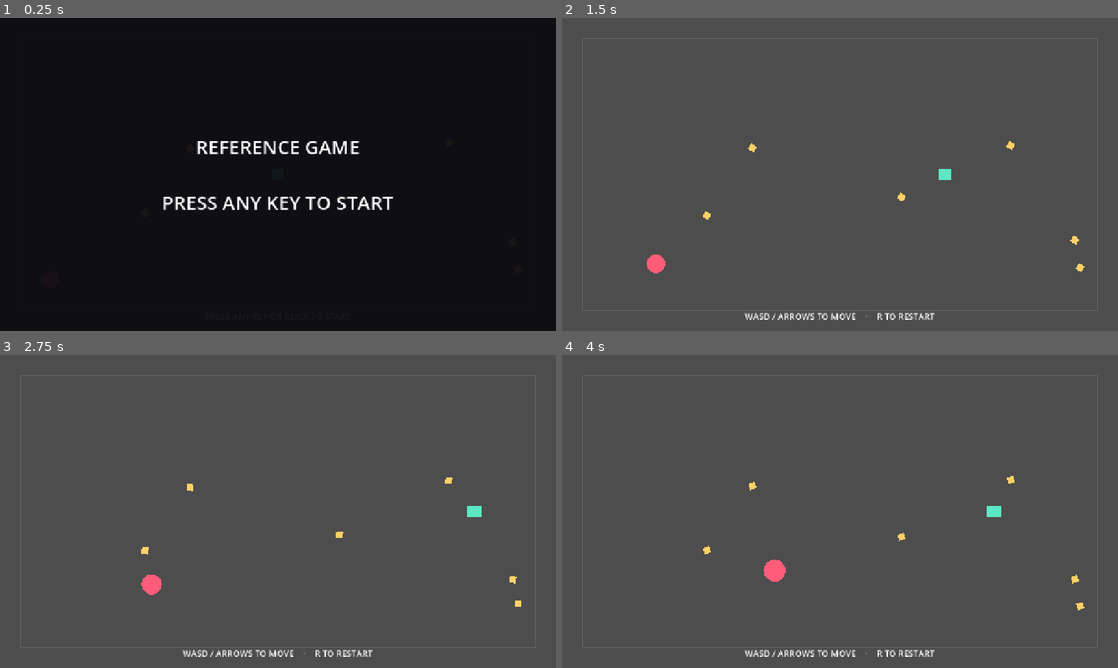
Above: before the commit, frames 1-4 (two rows, left to right).
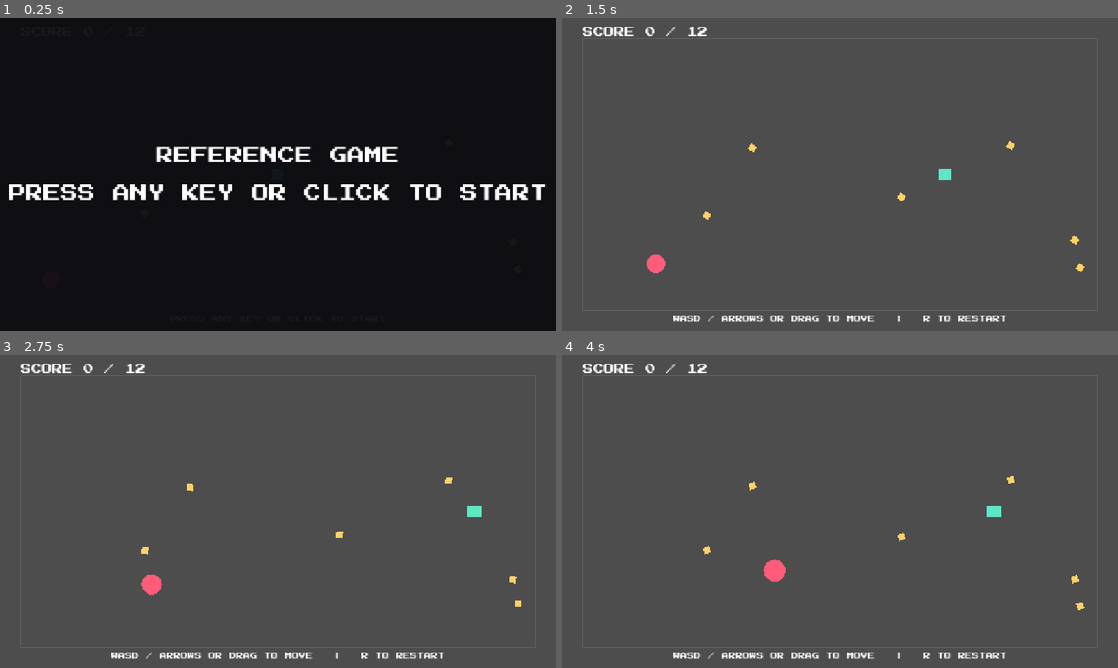
Above: after the commit, the same moments.

Repository: officialsynor/godot-web-jam-kit
Game: Godot game, scene res://scenes/game.tscn
Two runs of this game, one before a commit and one after it. Both use one fixed random seed, a clock stepped at 60 frames per second and the inputs below.
Inputs (mouse positions are in pixels of both pictures, inside the frame that each line leads up to):
- Up to frame 1 (0.25 s): no input
- Up to frame 2 (1.5 s): tap Enter at 0.5 s; move the mouse to (962, 158) at 0.52 s; hold D (move_right) 0.53-1.25 s; tap Space (action) at 0.6 s; click (962, 158) at 0.67 s; drag from (728, 190) to (645, 268) at 1.27 s
- Up to frame 3 (2.75 s): move the mouse to (333, 442) at 2.02 s; hold D (move_right) from 2.03 s (still down); tap J at 2.1 s; click (333, 442) at 2.17 s; tap Space (action) at 2.3 s
- Up to frame 4 (4 s): release D (move_right) at 2.75 s; drag from (812, 574) to (901, 536) at 2.77 s; move the mouse to (1006, 558) at 3.52 s; hold A (move_left) from 3.53 s (still down); tap Space (action) at 3.6 s; click (1006, 558) at 3.67 s

The runs differ from the first frame. In frame 1, 4.6% of the frame differs, in the area x 1-99%, y 39-62%; in frame 2, 1.2%; in frame 3, 1.2%; in frame 4, 1.2%.

Commit message:
Fix start gesture and blank HUD, wire vendored font and sounds, add touch steering
The full-screen title card swallowed the first click and the score label was
connected after its own initial emit, so a fresh run looked broken in two
places. This also puts the already-vendored pixel font and CC0 Kenney sounds
to use, adds touch/drag steering so the web build is playable on a phone, and
adds README.md/LICENSE for the open-source submission.

Diff:
--- a/scripts/game.gd
+++ b/scripts/game.gd
@@ -5,31 +5,49 @@
 ## so that on theme-reveal day you only have to change *what it looks like*,
 ## not *whether it runs*.
 ##
-## Deliberately asset-free: every visual is a Polygon2D and every sound is
-## synthesised in code, so this whole scene exports as a tiny .pck. That is also
-## the safest option if the jam's rules turn out to restrict generated assets.
+## Visuals are Polygon2D and audio is the vendored CC0 Kenney pack plus one
+## synthesised arpeggio, so there is no licensing risk and no dangling asset.
 
 const ARENA_MARGIN := 48.0
 const TARGET_SCORE := 12
 const STARTING_COLLECTIBLES := 6
 
+# --- theme slot ------------------------------------------------------------
+# On theme-reveal day change these four lines and nothing else.
+const GAME_TITLE := "REFERENCE GAME"
+const FONT_PATH := "res://fonts/PressStart2P-Regular.ttf"
+const SFX_DIR := "res://audio/kenney_interface_sounds/"
+# ---------------------------------------------------------------------------
+
+# Juice tuning. Cheapest perceived-quality-per-minute wins, in this order.
+const SHAKE_ON_HIT := 14.0
+const SHAKE_DECAY := 52.0
+const HIT_PAUSE_SECONDS := 0.07
+
 var _arena := Rect2()
 var _started := false
 var _over := false
 
 var _player: Player
 var _hazard: Hazard
+var _font: Font
 var _score_label: Label
 var _hint_label: Label
 var _start_overlay: Control
 
+var _sfx_start: AudioStream
 var _sfx_pickup: AudioStream
 var _sfx_hit: AudioStream
+var _sfx_win: AudioStream
 var _music: AudioStream
+
+var _shake := 0.0
 
 
 func _ready() -> void:
 	randomize()
+	_font = load(FONT_PATH) as Font
+
 	_arena = Rect2(
 		Vector2(ARENA_MARGIN, ARENA_MARGIN),
 		get_viewport_rect().size - Vector2(ARENA_MARGIN, ARENA_MARGIN) * 2.0)
@@ -38,8 +56,10 @@
 	_build_ui()
 	_draw_arena()
 
+	# Connect BEFORE reset_run(), otherwise the initial "SCORE 0 / 12" emit
+	# happens with nobody listening and the HUD stays blank until first pickup.
+	GameState.score_changed.connect(_on_score_changed)
 	GameState.reset_run()
-	GameState.score_changed.connect(_on_score_changed)
 
 	_spawn_player()
 	_spawn_hazard()
@@ -52,11 +72,21 @@
 	_hazard.set_process(false)
 
 
+func _exit_tree() -> void:
+	# A scene change or reload landing inside hit-pause would otherwise leave
+	# the whole engine frozen at time_scale 0.
+	Engine.time_scale = 1.0
+
+
 # --- setup -----------------------------------------------------------------
 
 func _build_audio() -> void:
-	_sfx_pickup = AudioDirector.make_tone(880.0, 0.09)
-	_sfx_hit = AudioDirector.make_tone(150.0, 0.5)
+	# Hand-made CC0 sounds (Kenney interface pack) rather than synthesised
+	# tones — audio is 20% of the peer-voting score.
+	_sfx_start = load(SFX_DIR + "confirmation_002.wav") as AudioStream
+	_sfx_pickup = load(SFX_DIR + "pluck_001.wav") as AudioStream
+	_sfx_hit = load(SFX_DIR + "error_005.wav") as AudioStream
+	_sfx_win = load(SFX_DIR + "confirmation_001.wav") as AudioStream
 	_music = _build_music()
 
 
@@ -71,7 +101,8 @@
 	_score_label.offset_top = 20.0
 	_score_label.horizontal_alignment = HORIZONTAL_ALIGNMENT_LEFT
 	_score_label.vertical_alignment = VERTICAL_ALIGNMENT_TOP
-	_score_label.add_theme_font_size_override("font_size", 36)
+	_score_label.add_theme_font_override("font", _font)
+	_score_label.add_theme_font_size_override("font_size", 24)
 	layer.add_child(_score_label)
 
 	_hint_label = Label.new()
@@ -79,23 +110,28 @@
 	_hint_label.offset_bottom = -20.0
 	_hint_label.horizontal_alignment = HORIZONTAL_ALIGNMENT_CENTER
 	_hint_label.vertical_alignment = VERTICAL_ALIGNMENT_BOTTOM
-	_hint_label.add_theme_font_size_override("font_size", 20)
+	_hint_label.add_theme_font_override("font", _font)
+	_hint_label.add_theme_font_size_override("font_size", 16)
 	_hint_label.text = "PRESS ANY KEY OR CLICK TO START"
 	layer.add_child(_hint_label)
 
-	# Title card. Soaks the first click, so it doubles as the audio gesture.
+	# Title card. It deliberately does NOT capture mouse input: the start
+	# gesture is read in _input(), which runs before GUI handling, so a click
+	# or tap anywhere starts the game and unlocks audio. A MOUSE_FILTER_STOP
+	# overlay here swallows the click and the card silently stops working.
 	_start_overlay = ColorRect.new()
 	_start_overlay.color = Color(0.04, 0.04, 0.06, 0.94)
 	_start_overlay.set_anchors_and_offsets_preset(Control.PRESET_FULL_RECT)
-	_start_overlay.mouse_filter = Control.MOUSE_FILTER_STOP
+	_start_overlay.mouse_filter = Control.MOUSE_FILTER_IGNORE
 	layer.add_child(_start_overlay)
 
 	var title := Label.new()
-	title.text = "REFERENCE GAME\n\nPRESS ANY KEY TO START"
+	title.text = "%s\n\nPRESS ANY KEY OR CLICK TO START" % GAME_TITLE
 	title.set_anchors_and_offsets_preset(Control.PRESET_FULL_RECT)
 	title.horizontal_alignment = HORIZONTAL_ALIGNMENT_CENTER
 	title.vertical_alignment = VERTICAL_ALIGNMENT_CENTER
-	title.add_theme_font_size_override("font_size", 44)
+	title.add_theme_font_override("font", _font)
+	title.add_theme_font_size_override("font_size", 40)
 	_start_overlay.add_child(title)
 
 
@@ -146,7 +182,10 @@
 
 # --- input -----------------------------------------------------------------
 
-func _unhandled_input(event: InputEvent) -> void:
+# _input() rather than _unhandled_input(): it runs before GUI handling, so the
+# full-screen title card cannot eat the click that is supposed to start the
+# game. A swallowed first click is the single easiest way to look broken.
+func _input(event: InputEvent) -> void:
 	# Browsers refuse to start an AudioContext before a real gesture. Every
 	# input is a candidate; unlock() is idempotent.
 	if not AudioDirector.is_unlocked() and _is_gesture(event):
@@ -157,8 +196,21 @@
 		get_viewport().set_input_as_handled()
 		return
 
-	if _over and event.is_action_pressed("restart"):
-		_restart()
+	if _over:
+		if event.is_action_pressed("restart"):
+			_restart()
+		return
+
+	# Real touch only. Mouse drag is deliberately not movement, so a desktop
+	# click-to-start never leaves the player drifting toward the cursor.
+	if event is InputEventScreenTouch:
+		var touch := event as InputEventScreenTouch
+		if touch.pressed:
+			_player.set_move_target(touch.position)
+		else:
+			_player.clear_move_target()
+	elif event is InputEventScreenDrag:
+		_player.set_move_target((event as InputEventScreenDrag).position)
 
 
 func _is_gesture(event: InputEvent) -> bool:
@@ -176,13 +228,17 @@
 		return
 	_started = true
 	_start_overlay.hide()
-	_hint_label.text = "WASD / ARROWS TO MOVE    ·    R TO RESTART"
+	_hint_label.text = "WASD / ARROWS OR DRAG TO MOVE   |   R TO RESTART"
 	_player.set_physics_process(true)
 	_hazard.set_process(true)
+	AudioDirector.play_sfx(_sfx_start, -2.0)
 	AudioDirector.play_music(_music)
 
 
 func _restart() -> void:
+	# Hit-pause must never survive the reload, or the fresh scene inherits a
+	# frozen clock and nothing moves.
+	Engine.time_scale = 1.0
 	get_tree().reload_current_scene()
 
 
@@ -197,10 +253,11 @@
 		return
 	GameState.add_score(1)
 	_burst(at)
-	AudioDirector.play_sfx(_sfx_pickup, -4.0)
 	if GameState.score >= TARGET_SCORE:
-		_finish("YOU WIN — %d POINTS. PRESS R TO PLAY AGAIN." % GameState.score)
+		AudioDirector.play_sfx(_sfx_win, 0.0)
+		_finish("YOU WIN - %d POINTS. PRESS R TO PLAY AGAIN." % GameState.score)
 	else:
+		AudioDirector.play_sfx(_sfx_pickup, -4.0)
 		_spawn_collectible()
 
 
@@ -209,17 +266,39 @@
 		return
 	_burst(_player.global_position)
 	AudioDirector.play_sfx(_sfx_hit, 0.0)
-	_finish("CAUGHT — PRESS R TO TRY AGAIN")
+	_finish("CAUGHT - PRESS R TO TRY AGAIN")
+	_shake = SHAKE_ON_HIT
+	_hit_pause()
 
 
 func _finish(message: String) -> void:
 	_over = true
 	_player.set_physics_process(false)
+	_player.clear_move_target()
 	_hazard.set_process(false)
 	_hint_label.text = message
 
 
 # --- juice -----------------------------------------------------------------
+
+func _process(delta: float) -> void:
+	# The shake moves this Node2D only, so the world rattles while the HUD —
+	# which lives on its own CanvasLayer — stays perfectly still.
+	if _shake <= 0.0:
+		if position != Vector2.ZERO:
+			position = Vector2.ZERO
+		return
+	_shake = maxf(_shake - SHAKE_DECAY * delta, 0.0)
+	position = Vector2(randf_range(-1.0, 1.0), randf_range(-1.0, 1.0)) * _shake
+
+
+## Freezes the clock for a few frames on impact. `ignore_time_scale` is what
+## lets the timer still fire while time_scale is 0.
+func _hit_pause() -> void:
+	Engine.time_scale = 0.0
+	var timer := get_tree().create_timer(HIT_PAUSE_SECONDS, true, false, true)
+	timer.timeout.connect(func() -> void: Engine.time_scale = 1.0)
+
 
 ## A one-shot particle burst. Cheapest visible reward you can add: the player
 ## sees a number change, but the burst is what makes it feel like it counted.
--- a/scripts/player.gd
+++ b/scripts/player.gd
@@ -12,8 +12,15 @@
 const ACCELERATION := 2400.0
 const FRICTION := 2000.0
 const HALF_SIZE := 14.0
+## Close enough to the drag point that chasing it further would look like jitter.
+const TOUCH_DEADZONE := 6.0
 
 var _visual: Polygon2D
+
+# Touch/drag steering. Set by the game from InputEventScreenTouch/Drag so the
+# game is playable on a phone, where there is no keyboard to reach for.
+var _move_target := Vector2.ZERO
+var _has_move_target := false
 
 
 func _ready() -> void:
@@ -37,11 +44,29 @@
 
 func _physics_process(delta: float) -> void:
 	var direction := Input.get_vector("move_left", "move_right", "move_up", "move_down")
+
+	# Keyboard wins if a key is held; otherwise steer toward the last touch
+	# point. Same speed and same lag, so both control paths feel identical.
+	if direction == Vector2.ZERO and _has_move_target:
+		var to_target := _move_target - global_position
+		if to_target.length() > TOUCH_DEADZONE:
+			direction = to_target.normalized()
+
 	var wanted := direction * SPEED
 	var rate := ACCELERATION if direction != Vector2.ZERO else FRICTION
 	velocity = velocity.move_toward(wanted, rate * delta)
 	move_and_slide()
 	_squash(direction, delta)
+
+
+## Called on touch press and on every drag update.
+func set_move_target(target: Vector2) -> void:
+	_move_target = target
+	_has_move_target = true
+
+
+func clear_move_target() -> void:
+	_has_move_target = false
 
 
 func _squash(direction: Vector2, delta: float) -> void:
Not shown, changed: JAM_PLAN.md
